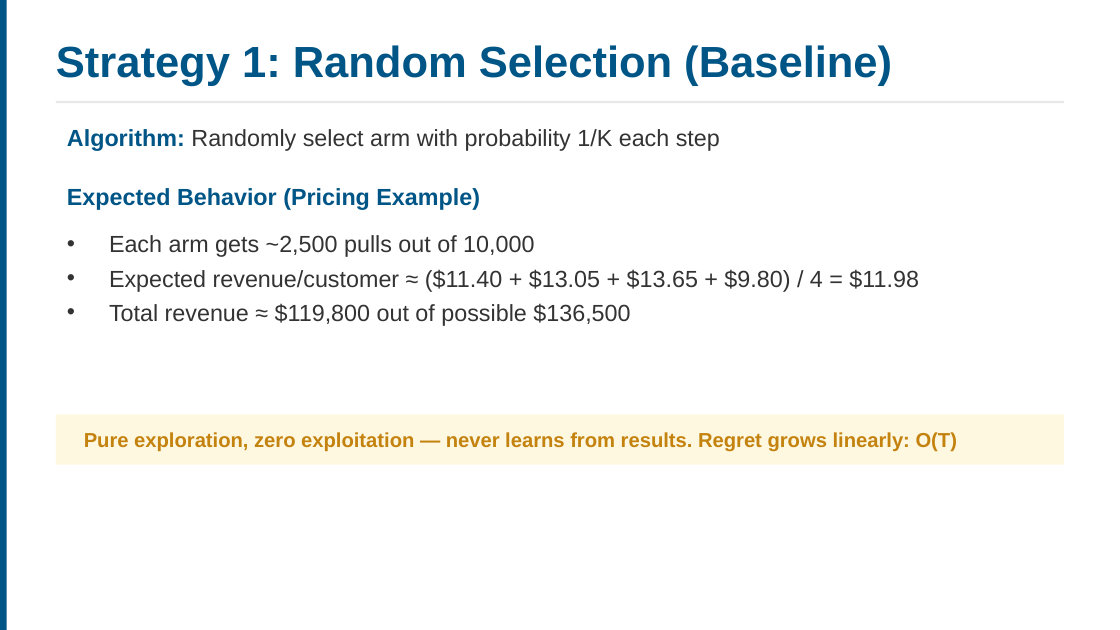
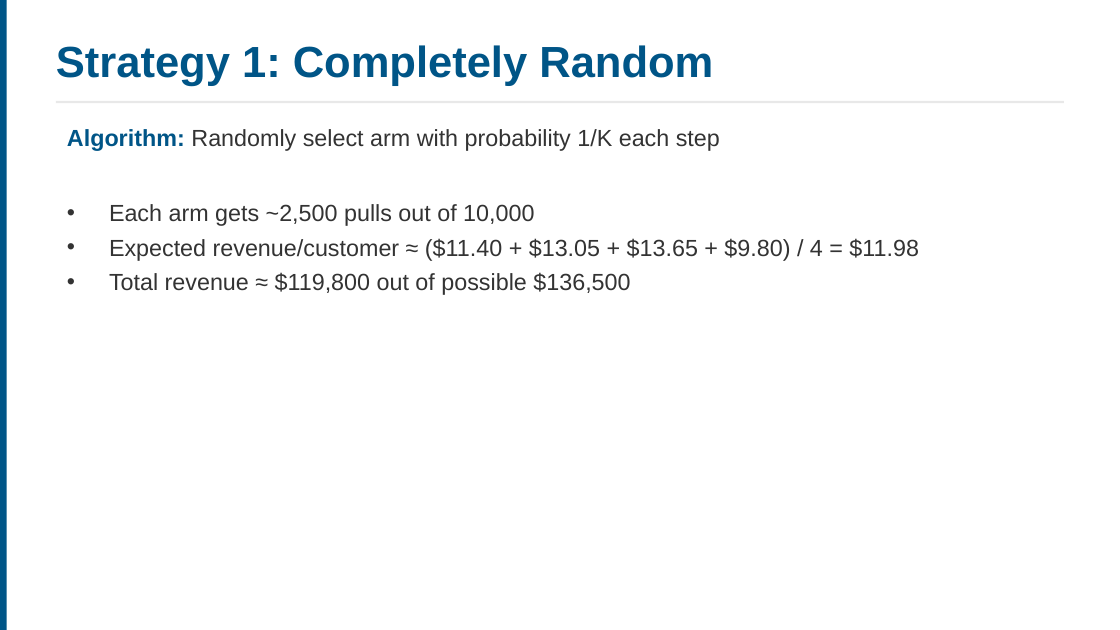
Before and after one commit to ucla-anderson-SSAI/SSAI, a slide deck: slide 8 of Slides/Week4.pptx (slide 11 before the commit). Drawn at 1120x630 pixels with LibreOffice and Linux fonts; fonts in the diff are those of the drawing. Boxes give left, top, right and bottom in pixels: in the first picture for what was removed or moved away, otherwise in the second. Text is boxed around its words. In the diff, an @@ line names an element or a change of style, - is before the commit and + after.

```diff
--- a/Slides/Week4.pptx
+++ b/Slides/Week4.pptx
@@ text at (x1=56, y1=45, x2=713, y2=86): text changed @@
-Strategy 1: Random Selection (Baseline)
+Strategy 1: Completely Random
@@ text "Each arm gets ~2,500 pulls ..." moved from (x1=109, y1=235, x2=919, y2=326) to (x1=109, y1=204, x2=919, y2=295) @@
@@ text removed at (x1=67, y1=188, x2=480, y2=210) @@
-Expected Behavior (Pricing Example)
@@ rectangle removed at (x1=56, y1=414, x2=1064, y2=465) @@
@@ text removed at (x1=84, y1=432, x2=957, y2=452) @@
-Pure exploration, zero exploitation — never learns from results. Regret grows linearly: O(T)
```
Also in this commit, not shown: 16 other slides changed, 1 slide added, 11 slides removed, 19 other files.
